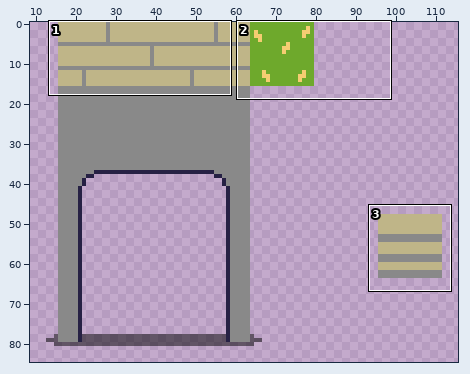
Two states of a sprite sheet, Content/Textures/CoraglowCityTileset.png. Above, an overview of the earlier version with the close-up marked.
Close-up. Before the edit:
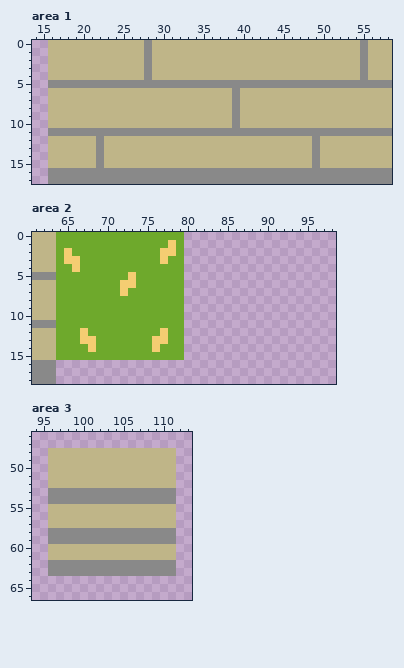
The file is 256x256 pixels. Shown: area 1: x 14..58, y 0..17; area 2: x 61..98, y 0..18; area 3: x 94..113, y 46..66. The wide view leaves out empty margins.
Now the later version:
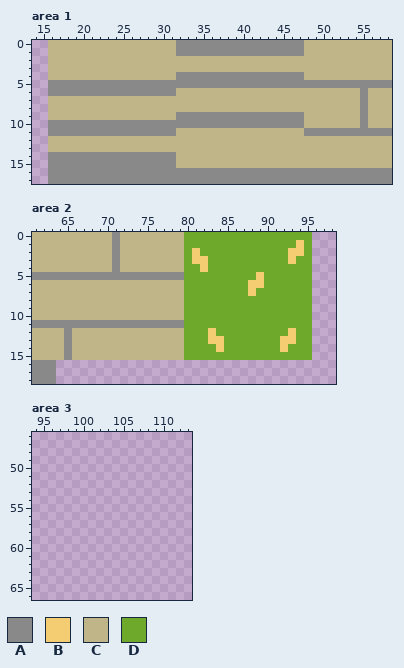
Palette (. is transparent): A #898989  B #f4cd72  C #bfb588  D #6ea92c
Difference:
Area 1:
Colour C becomes colour A in rows 0 to 1 at x 32 to 47; in row 4 at x 32 to 47; in row 6 at x 16 to 31 and 55; in rows 7 to 8 at x 55; in row 9 at x 32 to 38, 40 to 47 and 55; in row 10 at x 16 to 38, 40 to 47 and 55.
Colour C becomes colour A in rows 14 to 15 at x 16 to 21 and 23 to 31.
Colour A becomes colour C in rows 0 to 4 at x 28 and 55; in rows 6 to 8 at x 39; in row 11 at x 32 to 47; in rows 12 to 13 at x 22 and 49; in rows 14 to 15 at x 49.
Area 2:
Colour B becomes colour A in row 5 at x 73.
Colour D becomes colour A in rows 0 to 4 at x 71; in row 5 at x 64 to 72 and 74 to 79; in row 11 at x 64 to 79; in rows 12 to 15 at x 65.
The author put colour B in row 1 at x 94; in row 2 at x 81 and 93 to 94; in row 3 at x 81 to 82 and 93; in row 4 at x 82; in row 5 at x 89; in row 6 at x 88 to 89.
The author put colour B in row 7 at x 88; in row 12 at x 83 and 93; in row 13 at x 83 to 84 and 92 to 93; in row 14 at x 84 and 92.
Colour B becomes colour C in row 1 at x 78; in row 2 at x 65 and 77 to 78; in row 3 at x 65 to 66 and 77; in row 4 at x 66; in row 6 at x 72 to 73; in row 7 at x 72.
Colour B becomes colour C in row 12 at x 67 and 77; in row 13 at x 67 to 68 and 76 to 77; in row 14 at x 68 and 76.
Colour D becomes colour C in row 0 at x 64 to 70 and 72 to 79; in row 1 at x 64 to 70, 72 to 77 and 79; in row 2 at x 64, 66 to 70, 72 to 76 and 79; in row 3 at x 64, 67 to 70, 72 to 76 and 78 to 79; in row 4 at x 64 to 65, 67 to 70 and 72 to 79; in row 6 at x 64 to 71 and 74 to 79.
Colour D becomes colour C in row 7 at x 64 to 71 and 73 to 79; in rows 8 to 10 at x 64 to 79; in row 12 at x 64, 66, 68 to 76 and 78 to 79; in row 13 at x 64, 66, 69 to 75 and 78 to 79; in row 14 at x 64, 66 to 67, 69 to 75 and 77 to 79; in row 15 at x 64 and 66 to 79.
The author put colour D in row 0 at x 80 to 95; in row 1 at x 80 to 93 and 95; in row 2 at x 80, 82 to 92 and 95; in row 3 at x 80, 83 to 92 and 94 to 95; in row 4 at x 80 to 81 and 83 to 95; in row 5 at x 80 to 88 and 90 to 95.
The author put colour D in row 6 at x 80 to 87 and 90 to 95; in row 7 at x 80 to 87 and 89 to 95; in rows 8 to 11 at x 80 to 95; in row 12 at x 80 to 82, 84 to 92 and 94 to 95; in row 13 at x 80 to 82, 85 to 91 and 94 to 95; in row 14 at x 80 to 83, 85 to 91 and 93 to 95.
The author put colour D in row 15 at x 80 to 95.
Area 3:
Colour A is gone in rows 53 to 54 at x 96 to 111; in rows 58 to 59 at x 96 to 111; in rows 62 to 63 at x 96 to 111.
Colour C is gone in rows 48 to 52 at x 96 to 111; in rows 55 to 57 at x 96 to 111; in rows 60 to 61 at x 96 to 111.
